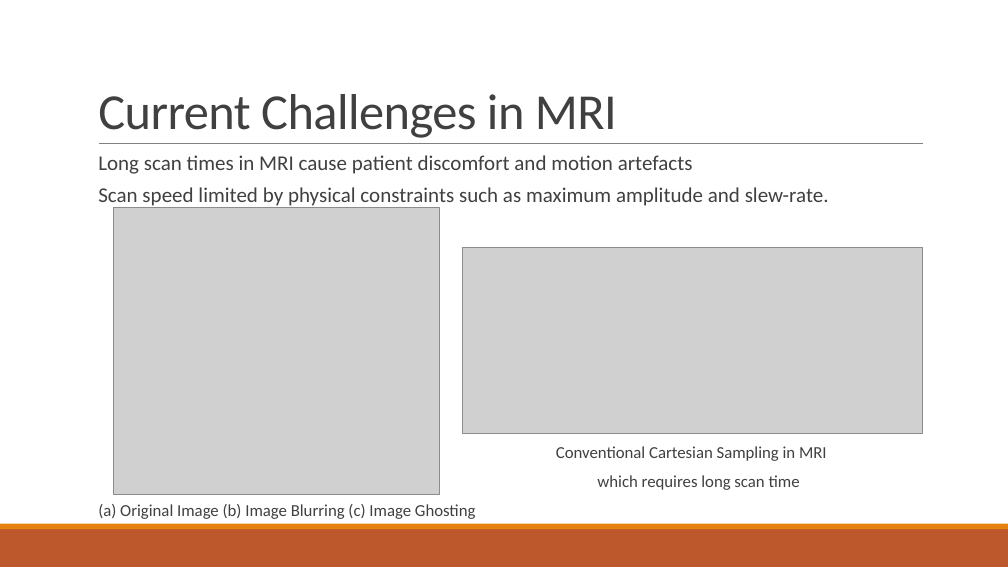
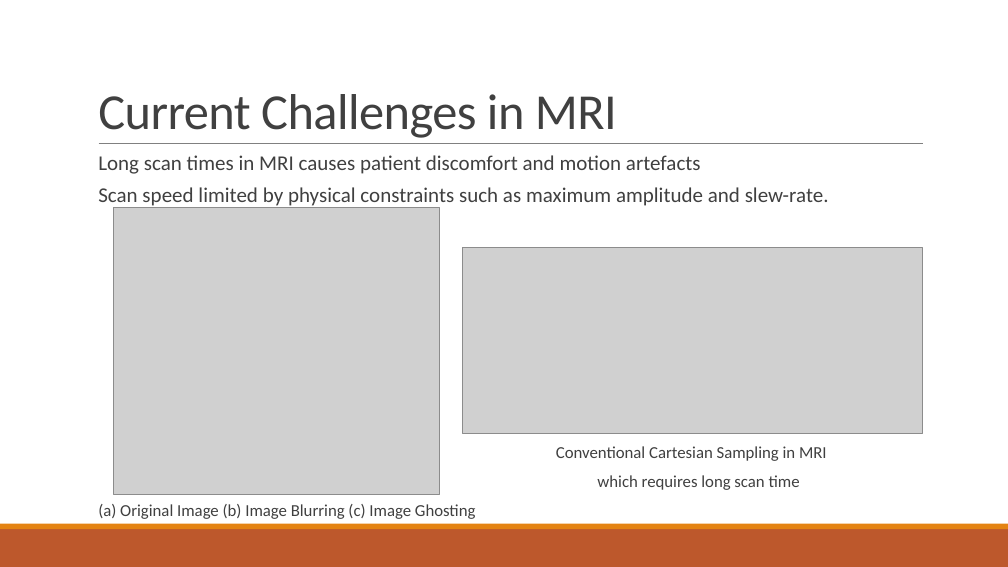
Before and after one commit to HenryHanh/CS-MRI-Thesis, a slide deck: slide 3 of Reference Based Compressed Sensing in MRI.pptx. Drawn at 1008x567 pixels with LibreOffice and Linux fonts; fonts in the diff are those of the drawing; grey boxes stand for pictures. Boxes give left, top, right and bottom in pixels: in the first picture for what was removed or moved away, otherwise in the second. Text is boxed around its words. In the diff, an @@ line names an element or a change of style, - is before the commit and + after.

```diff
--- a/Reference Based Compressed Sensing in MRI.pptx
+++ b/Reference Based Compressed Sensing in MRI.pptx
@@ text at (98,155,701,174): text changed @@
-  Long scan times in MRI cause patient discomfort and motion artefacts
+  Long scan times in MRI causes patient discomfort and motion artefacts
```
Also in this commit, not shown: 4 other slides changed.
